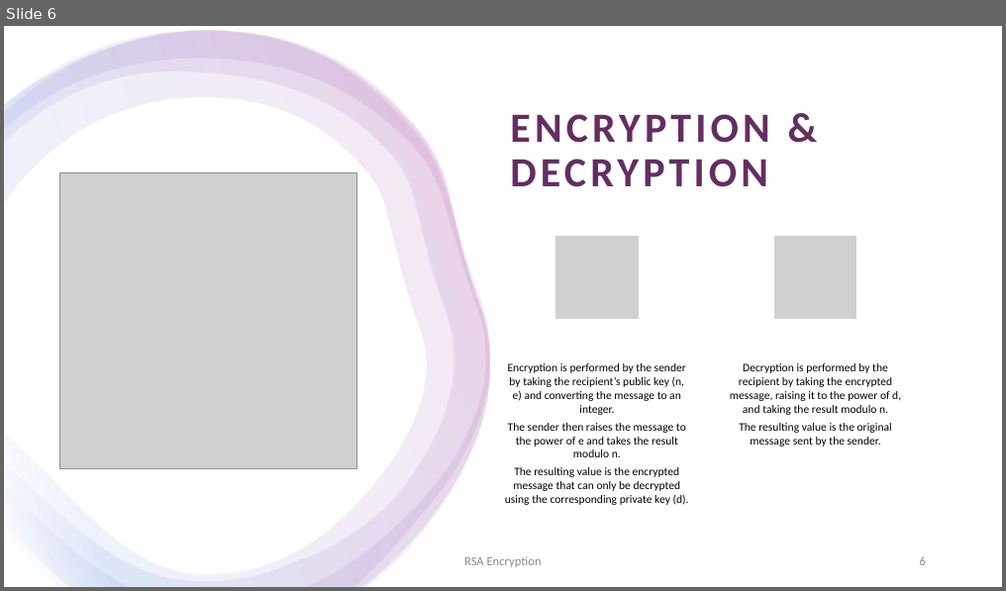
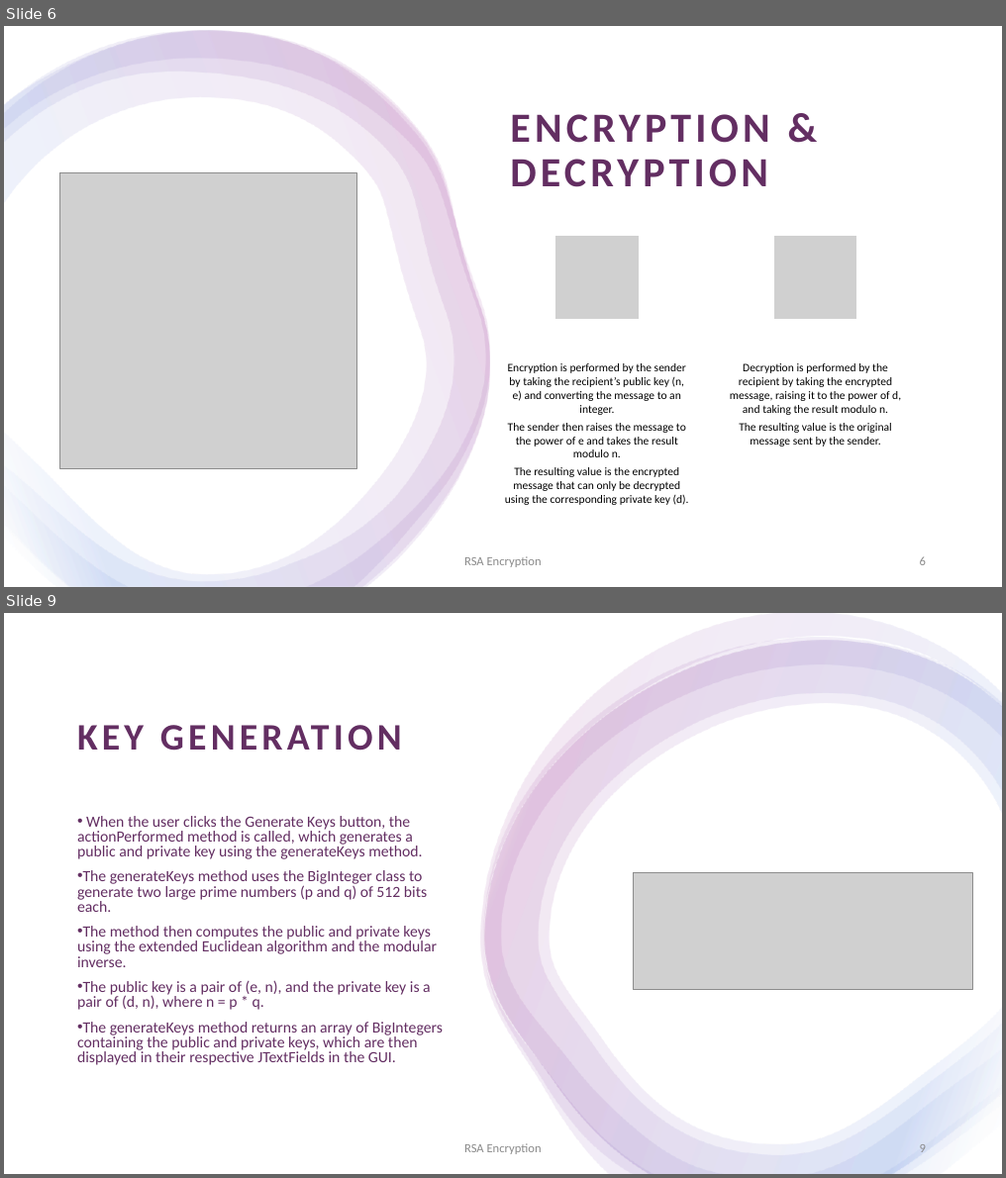
Before and after one commit to tpmcaloon/University, a slide deck: SecurityAndEncryption/RSAEncryptionPresentation.pptx. Shown one above the other, each under a label of ours: slide 6 before the commit, slides 6 and 9 after it; the slides between them are not shown. The pictures are 1006x591 and 1006x1178 pixels, drawn with LibreOffice and Linux fonts; fonts in the diff are those of the drawing; grey boxes stand for pictures. Boxes give left, top, right and bottom in pixels: in the first picture for what was removed or moved away, otherwise in the second. Text is boxed around its words. In the diff, an @@ line names an element or a change of style, - is before the commit and + after.

Commit message:
Security & Encryption Presentation and Assignment

```diff
--- a/SecurityAndEncryption/RSAEncryptionPresentation.pptx
+++ b/SecurityAndEncryption/RSAEncryptionPresentation.pptx
@@ slide 9 added at [4,613,1002,1174], background #FFFFFF; not listed: 1 template element that a slide beside it also shows @@
@@ rectangle added at [4,613,1002,1174], fill #FFFFFF @@
@@ group added at [480,613,1002,1174]: 4 freeform shapes @@
@@ text added at [77,816,443,1065], 15 pt, text #632E62 @@
+• When the user clicks the Generate Keys button, the actionPerformed method is called, which generates a public and private key using the generateKeys method.
+• The generateKeys method uses the BigInteger class to generate two large prime numbers (p and q) of 512 bits each.
+• The method then computes the public and private keys using the extended Euclidean algorithm and the modular inverse.
+• The public key is a pair of (e, n), and the private key is a pair of (d, n), where n = p * q.
+• The generateKeys method returns an array of BigIntegers containing the public and private keys, which are then displayed in their respective JTextFields in the GUI.
@@ title added at [194,846,216,860], 36 pt, text #632E62, bold @@
+KEY GENERATION
@@ picture added at [634,872,973,989] @@
@@ text added at [464,1144,542,1155], 12 pt, text #8C8C8C @@
+RSA Encryption
@@ page number added at [920,1145,926,1153], 12 pt, text #8C8C8C @@
+9
```
Also in this commit, not shown: 2 slides changed, 10 other slides added, 5 slides removed, 2 other files.
